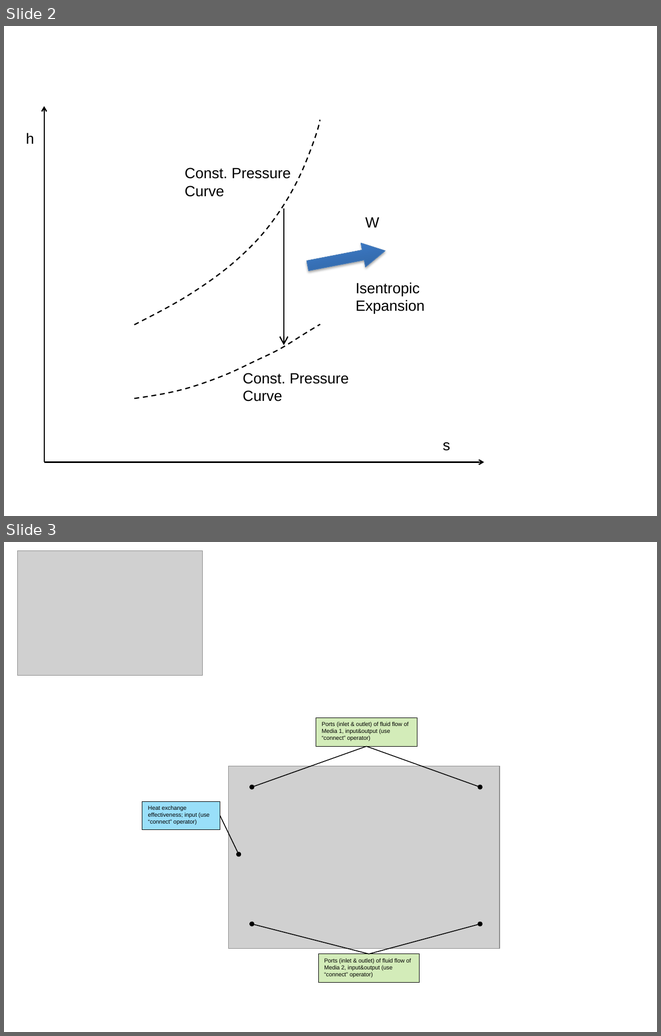
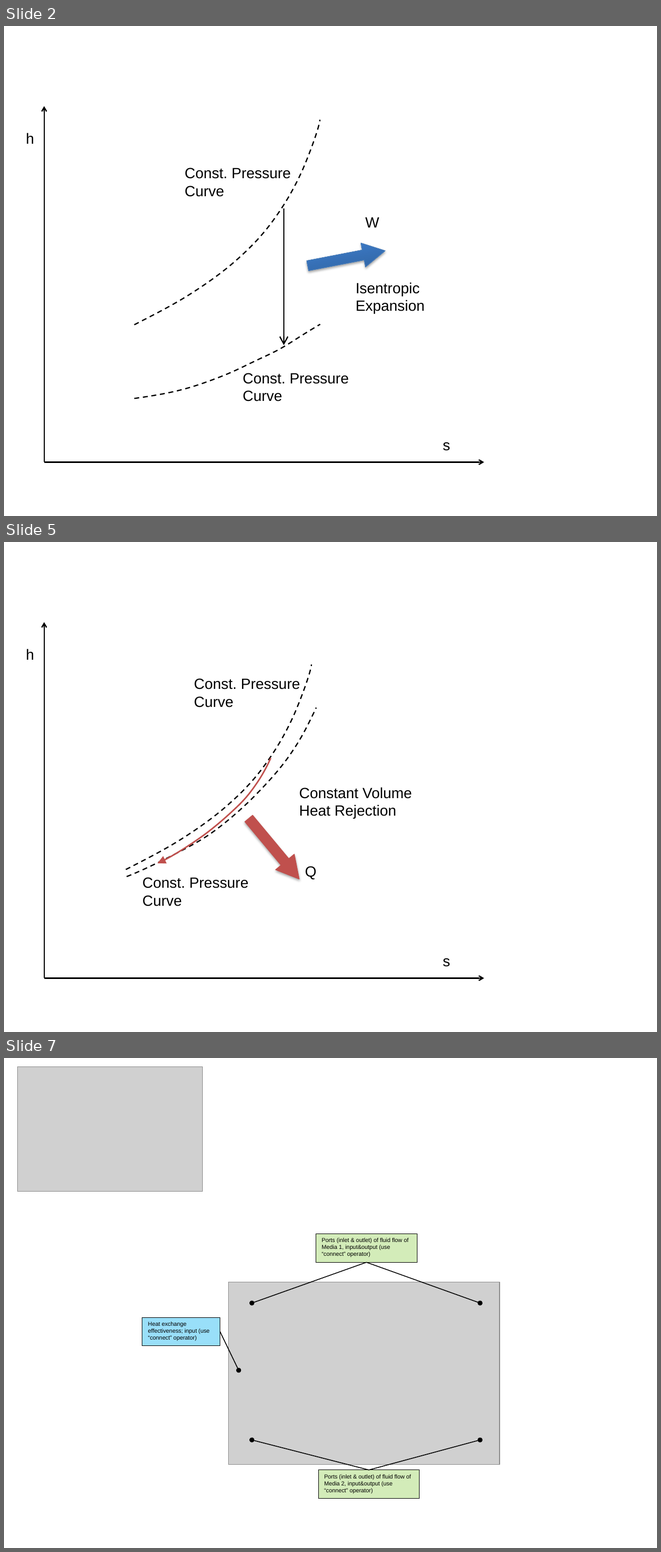
Before and after one commit to zeta-plusplus/FluidSystemComponents, a slide deck: figs/makeFig.pptx. Shown one above the other, each under a label of ours: slides 2 and 3 before the commit, slides 2, 5 and 7 after it; the slides between them are not shown. The pictures are 661x1036 and 661x1552 pixels, drawn with LibreOffice and Linux fonts; fonts in the diff are those of the drawing; grey boxes stand for pictures. Boxes give left, top, right and bottom in pixels: in the first picture for what was removed or moved away, otherwise in the second. Text is boxed around its words. In the diff, an @@ line names an element or a change of style, - is before the commit and + after.

```diff
--- a/figs/makeFig.pptx
+++ b/figs/makeFig.pptx
@@ slide 5 added at [4,542,657,1032], background #FFFFFF @@
@@ arrow added from (44, 978) to (44, 622), #000000 1.5 pt @@
@@ text added at [26,649,34,660], 18 pt, text #000000 @@
+h
@@ freeform shape added at [126,664,311,870], outline #000000 1.5 pt dashed @@
@@ text added at [194,678,300,707], 18 pt, text #000000 @@
+Const. Pressure Curve
@@ freeform shape added at [126,708,316,877], outline #000000 1.5 pt dashed @@
@@ freeform shape added at [158,758,271,864], outline #C0504D 1.75 pt @@
@@ text added at [299,787,412,818], 18 pt, text #000000 @@
+Constant Volume Heat Rejection
@@ right arrow added at [239,811,308,886], fill #C0504D, outline #C0504D 0.75 pt @@
@@ text added at [305,866,317,879], 18 pt, text #000000 @@
+Q
@@ text added at [142,877,249,906], 18 pt, text #000000 @@
+Const. Pressure Curve
@@ text added at [443,958,450,967], 18 pt, text #000000 @@
+s
@@ arrow added from (44, 978) to (484, 978), #000000 1.5 pt @@
@@ what was slide 3 is now slide 7 @@
```
Also in this commit, not shown: 3 other slides added, 11 other files.
